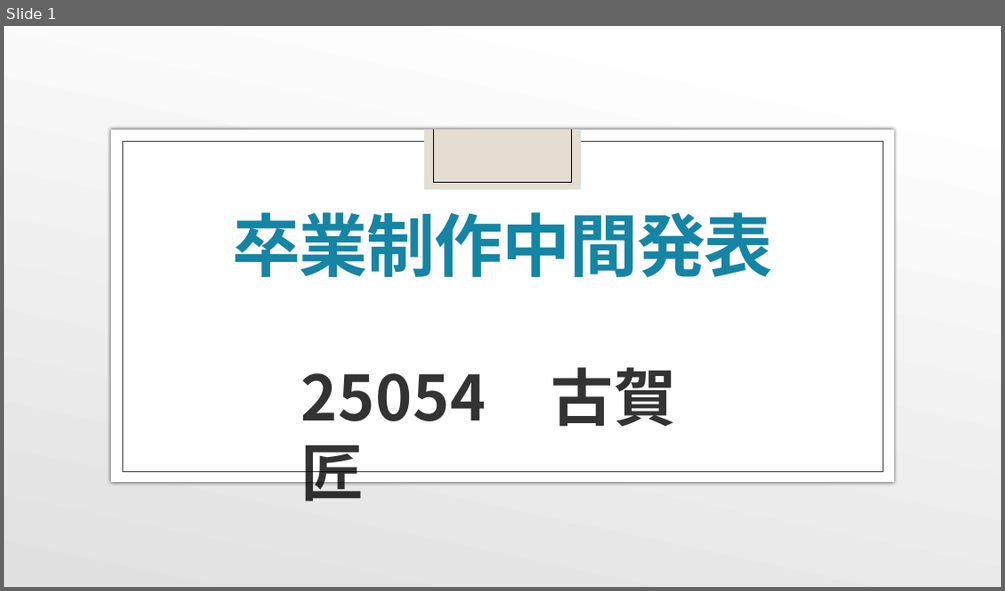
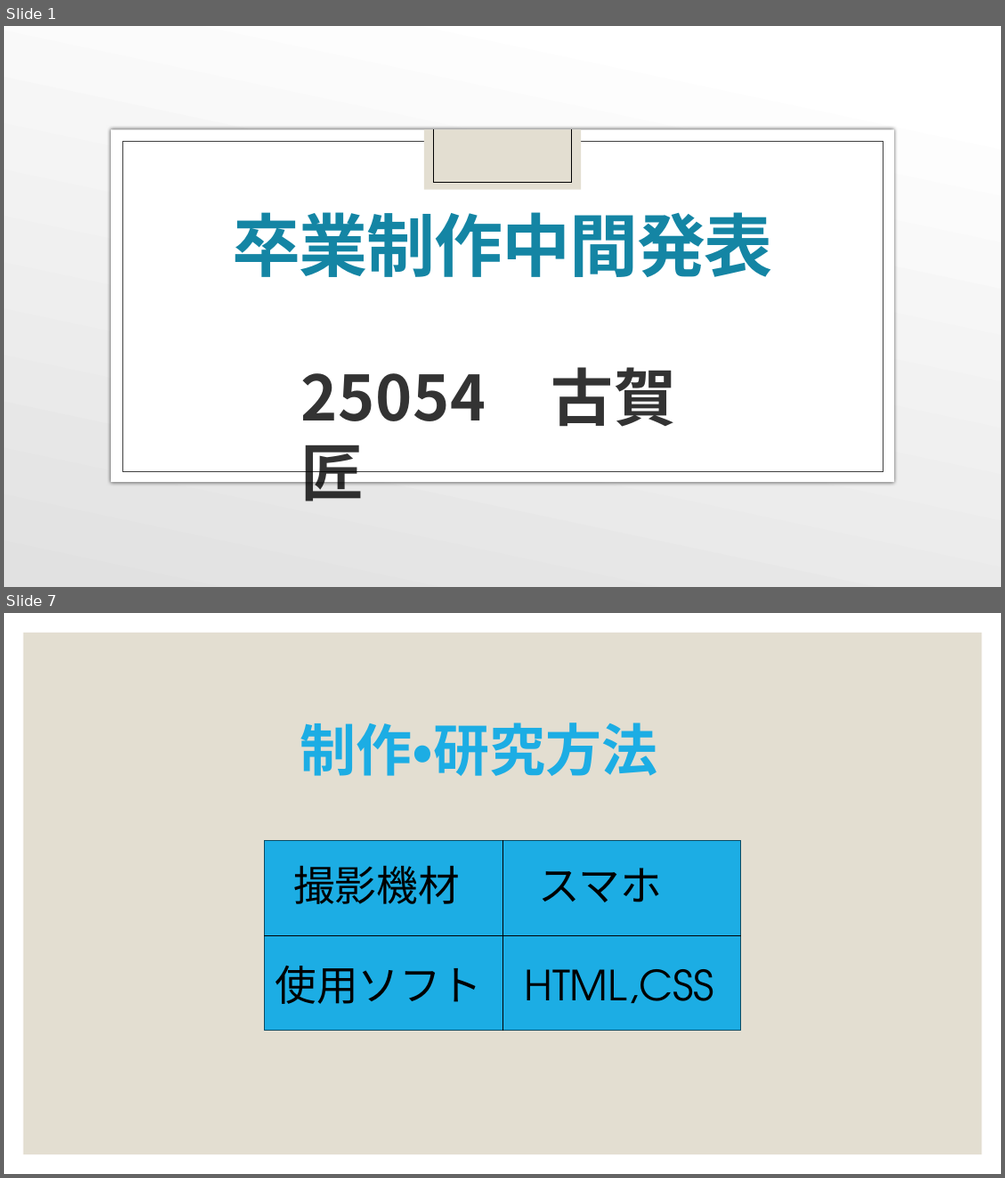
Before and after one commit to ckg25054/Kurume, a slide deck: 卒業制作中間発表.pptx. Shown one above the other, each under a label of ours: slide 1 before the commit, slides 1 and 7 after it; the slides between them are not shown. The pictures are 1005x591 and 1005x1178 pixels, drawn with LibreOffice and Linux fonts; fonts in the diff are those of the drawing; background and template pictures are left out. Boxes give left, top, right and bottom in pixels: in the first picture for what was removed or moved away, otherwise in the second. Text is boxed around its words. In the diff, an @@ line names an element or a change of style, - is before the commit and + after.

```diff
--- a/卒業制作中間発表.pptx
+++ b/卒業制作中間発表.pptx
@@ slide 7 added at (x1=4, y1=613, x2=1001, y2=1174), background #FFFFFF @@
@@ rectangle added at (x1=24, y1=633, x2=982, y2=1154), fill #E3DED1 @@
@@ text added at (x1=300, y1=722, x2=658, y2=776), 54 pt, text #1CADE4, bold @@
+制作・研究方法
@@ rectangle added at (x1=264, y1=840, x2=741, y2=1030), fill #1CADE4, outline #0C4C64 1 pt @@
@@ line added from (502, 840) to (502, 1030), #000000 0.5 pt @@
@@ text added at (x1=275, y1=865, x2=713, y2=1004), 40 pt, text #000000 @@
+撮影機材 スマホ
+使用ソフト HTML,CSS
@@ line added from (264, 935) to (741, 935), #000000 0.5 pt @@
```
Also in this commit, not shown: 1 slide changed, 4 other slides added, 4 slides removed, 3 other files.
